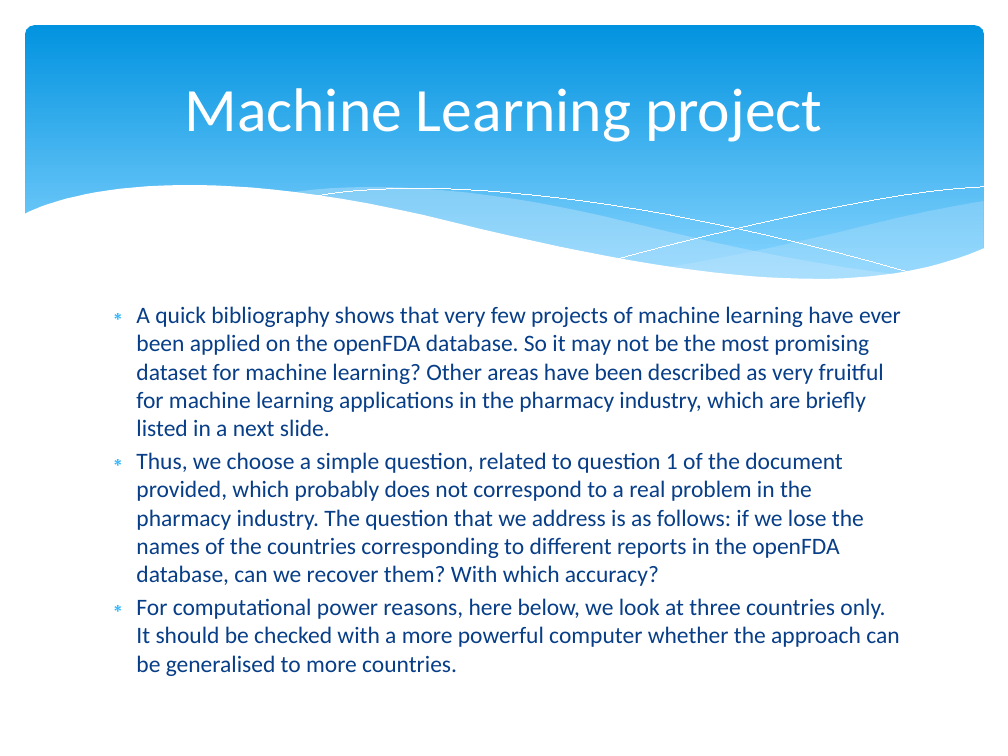
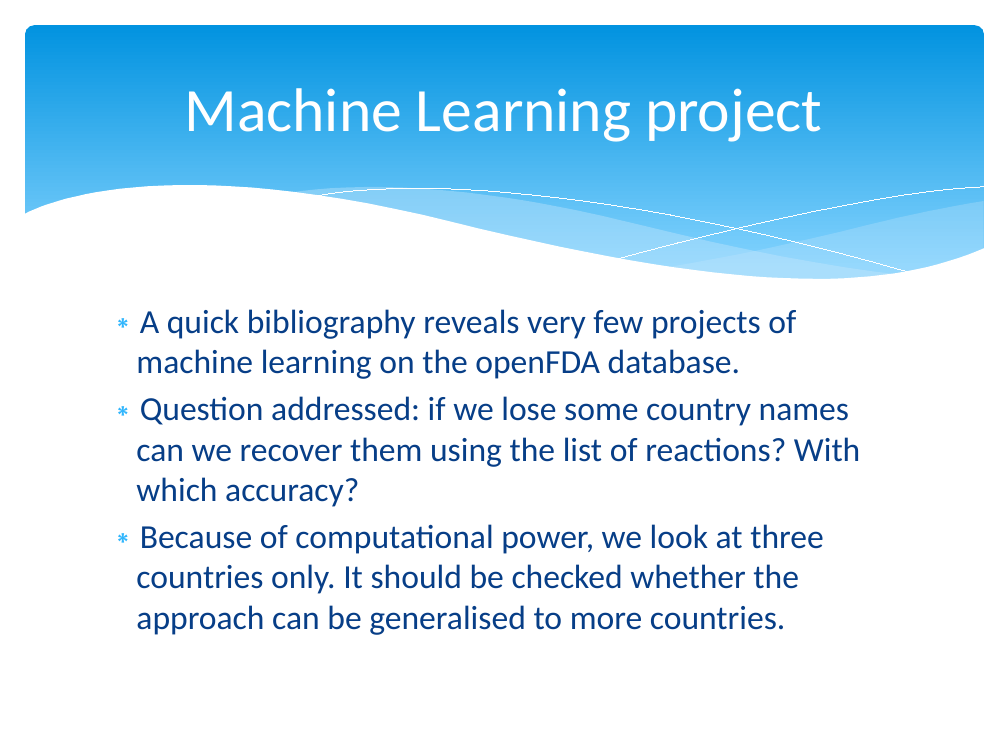
Before and after one commit to agendrin/myProject, a slide deck: slide 13 of 2018_09_10_Presentation.pptx (slide 11 before the commit). Drawn at 1008x756 pixels with LibreOffice and Linux fonts; fonts in the diff are those of the drawing. Boxes give left, top, right and bottom in pixels: in the first picture for what was removed or moved away, otherwise in the second. Text is boxed around its words. In the diff, an @@ line names an element or a change of style, - is before the commit and + after.

```diff
--- a/2018_09_10_Presentation.pptx
+++ b/2018_09_10_Presentation.pptx
@@ text at bbox=[136, 309, 860, 635]: text changed; size 16.8 to 24 pt @@
-∗ A quick bibliography shows that very few projects of machine learning have ever been applied on the openFDA database. So it may not be the most promising dataset for machine learning? Other areas have been described as very fruitful for machine learning applications in the pharmacy industry, which are briefly listed in a next slide.
-∗ Thus, we choose a simple question, related to question 1 of the document provided, which probably does not correspond to a real problem in the pharmacy industry. The question that we address is as follows: if we lose the names of the countries corresponding to different reports in the openFDA database, can we recover them? With which accuracy?
-∗ For computational power reasons, here below, we look at three countries only. It should be checked with a more powerful computer whether the approach can be generalised to more countries.
+∗ A quick bibliography reveals very few projects of machine learning on the openFDA database.
+∗ Question addressed: if we lose some country names can we recover them using the list of reactions? With which accuracy?
+∗ Because of computational power, we look at three countries only. It should be checked whether the approach can be generalised to more countries.
```
Also in this commit, not shown: 7 other slides changed, 16 slides added, 12 slides removed.
